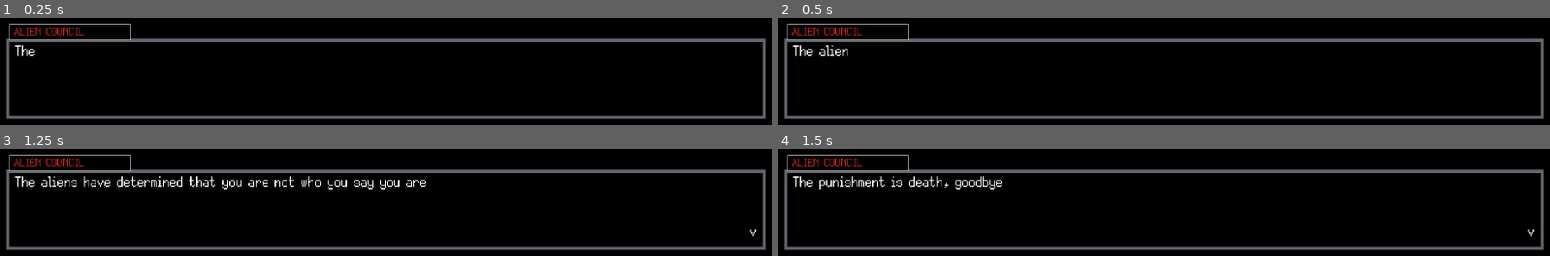
Above: before the commit, frames 1-4 (two rows, left to right).
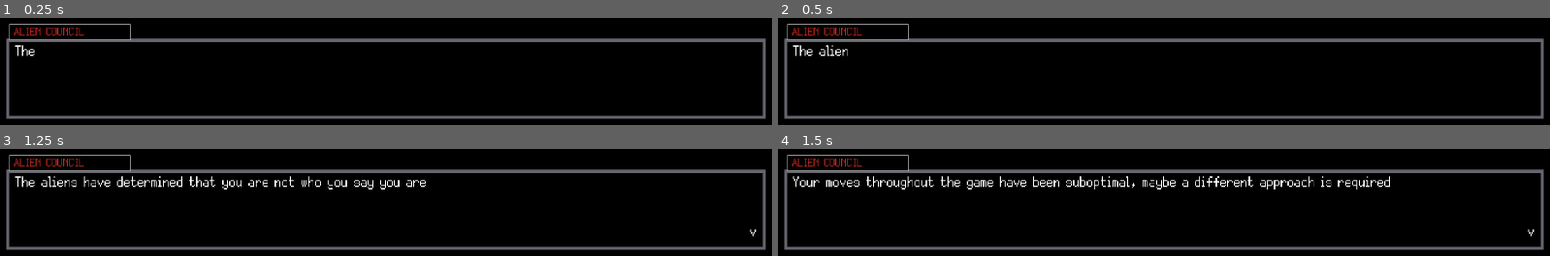
Above: after the commit, the same moments.

Repository: Bmoel/GMTK-2023
Game: Godot game, scene res://Scenes/badEnding/badEnd.tscn
Same seed, same stepped clock (60 frames per second), same inputs: the game is played once before the commit and once after it. This scene is started directly instead of the project's main scene.
Inputs (mouse positions are in pixels of both pictures, inside the frame that each line leads up to):
- Up to frame 1 (0.25 s): no input
- Up to frame 2 (0.5 s): no input
- Up to frame 3 (1.25 s): tap Enter (Enter) at 0.5 s; move the mouse to (outside the picture) at 0.52 s; hold Up (ui_up) from 0.53 s (still down); hold Enter (Enter) from 0.53 s (still down)
- Up to frame 4 (1.5 s): tap Space at 1.25 s; move the mouse to (outside the picture) at 1.27 s; release Up (ui_up) at 1.28 s; release Enter (Enter) at 1.28 s; hold Down (ui_down) from 1.28 s (still down); tap Enter (Enter) at 1.35 s

Frames 1-3 are identical in both runs. In frame 4, 3.0% of the frame differs, in the area x 1-80%, y 25-38%.

Commit message:
small changes

Diff:
--- a/game/Scenes/Executive/DecisionButtons.gd
+++ b/game/Scenes/Executive/DecisionButtons.gd
@@ -78,6 +78,7 @@
 func _on_b1_pressed() -> void:
 	var executive = get_parent().get_parent()
 	if not executive.get_node("textBox")._blockingInput:
+		buttonVisibility(false)
 		var responseKey = _responseKeys[0]
 		executive.playResponse(responseKey)
 
@@ -85,6 +86,7 @@
 func _on_b2_pressed() -> void:
 	var executive = get_parent().get_parent()
 	if not executive.get_node("textBox")._blockingInput:
+		buttonVisibility(false)
 		var responseKey = _responseKeys[1]
 		executive.playResponse(responseKey)
 
@@ -92,6 +94,7 @@
 func _on_b3_pressed() -> void:
 	var executive = get_parent().get_parent()
 	if not executive.get_node("textBox")._blockingInput:
+		buttonVisibility(false)
 		var responseKey = _responseKeys[2]
 		executive.playResponse(responseKey)
 
@@ -99,5 +102,6 @@
 func _on_b4_pressed() -> void:
 	var executive = get_parent().get_parent()
 	if not executive.get_node("textBox")._blockingInput:
+		buttonVisibility(false)
 		var responseKey = _responseKeys[3]
 		executive.playResponse(responseKey)
--- a/game/Scenes/Executive/Executive.gd
+++ b/game/Scenes/Executive/Executive.gd
@@ -185,7 +185,7 @@
 		responseDict["r3d"] = ["What were your first impressions of Mr. Martin?", "d3d", []]
 		responseDict["r3e"] = ["And nothing stands out to you about today, besides the murder?", "d3e", ["midExposure"]]
 		responseDict["r3f"] = ["No, that all checks out. Thank you for talking with me.", "0", ["nextChar"]]
-		responseDict["r3f"] = ["That all checks out. Thank you for talking with me.", "0", ["nextChar"]]
+		responseDict["r3g"] = ["That all checks out. Thank you for talking with me.", "0", ["nextChar"]]
 
 		dialogueDict["d4a"] = ["Well, it speaks of rather rich tastes, doesn't it? Oh, but I do love the color everywhere. To …(310 unchanged characters)…
 
@@ -245,7 +245,6 @@
 		button.connect("focus_entered", self, "_mouse_button_entered")
 		button.connect("button_down", self, "_button_down")
 
-
 func _mouse_button_entered():
 	$click.play()
 func _button_down():
--- a/game/Scenes/MainMenu/main_menu.tscn
+++ b/game/Scenes/MainMenu/main_menu.tscn
@@ -58,9 +58,9 @@
 }
 
 [node name="Start" type="Button" parent="CanvasLayer/VBoxContainer" groups=["menu_buttons"]]
-margin_top = 9.0
+margin_top = 10.0
 margin_right = 344.0
-margin_bottom = 89.0
+margin_bottom = 90.0
 focus_neighbour_top = NodePath("../Exit")
 custom_colors/font_color_disabled = Color( 1, 1, 1, 1 )
 custom_fonts/font = ExtResource( 2 )
@@ -69,27 +69,27 @@
 icon_align = 1
 
 [node name="Options" type="Button" parent="CanvasLayer/VBoxContainer" groups=["menu_buttons"]]
-margin_top = 119.0
+margin_top = 120.0
 margin_right = 344.0
-margin_bottom = 199.0
+margin_bottom = 200.0
 custom_fonts/font = ExtResource( 2 )
 group = SubResource( 2 )
 text = "Options"
 icon_align = 1
 
 [node name="Credits" type="Button" parent="CanvasLayer/VBoxContainer" groups=["menu_buttons"]]
-margin_top = 229.0
+margin_top = 230.0
 margin_right = 344.0
-margin_bottom = 309.0
+margin_bottom = 310.0
 custom_fonts/font = ExtResource( 2 )
 group = SubResource( 2 )
 text = "Credits"
 icon_align = 1
 
 [node name="Exit" type="Button" parent="CanvasLayer/VBoxContainer" groups=["menu_buttons"]]
-margin_top = 339.0
+margin_top = 340.0
 margin_right = 344.0
-margin_bottom = 419.0
+margin_bottom = 420.0
 focus_neighbour_bottom = NodePath("../Start")
 custom_fonts/font = ExtResource( 2 )
 group = SubResource( 2 )
--- a/game/Scenes/badEnding/badEnd.gd
+++ b/game/Scenes/badEnding/badEnd.gd
@@ -4,7 +4,9 @@
 
 var dialogue = [
 	"The aliens have determined that you are not who you say you are",
-	"The punishment is death, goodbye"
+	"Your moves throughout the game have been suboptimal, maybe a different approach is required",
+	"But for now, your time in here has come to a close",
+	"Good luck out there"
 ]
 
 func _ready():
